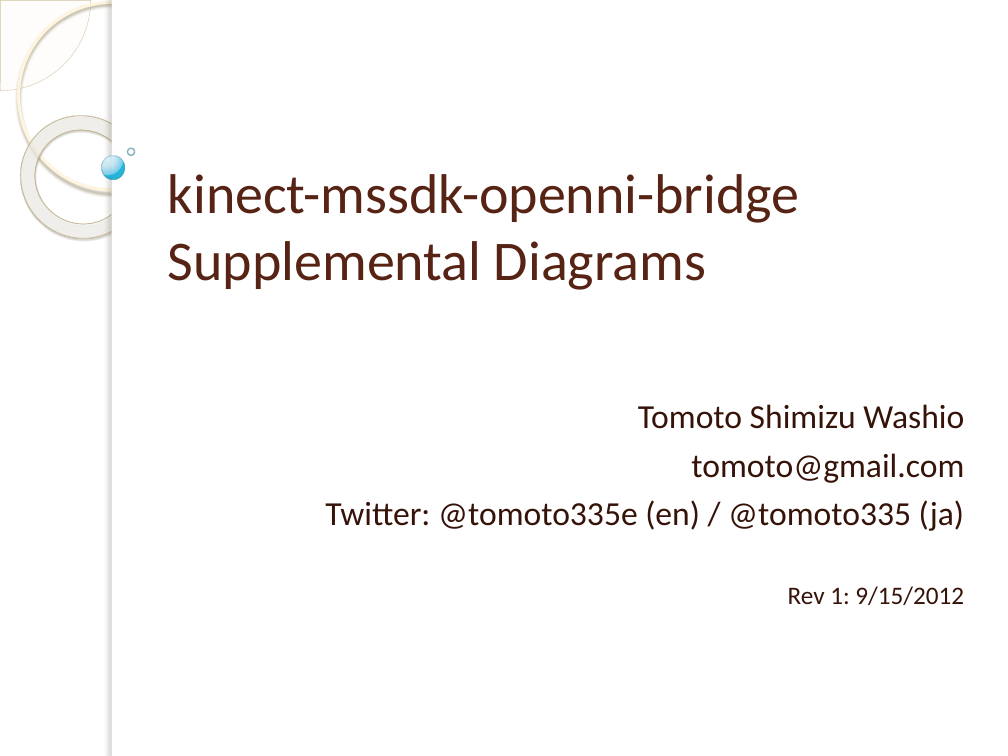
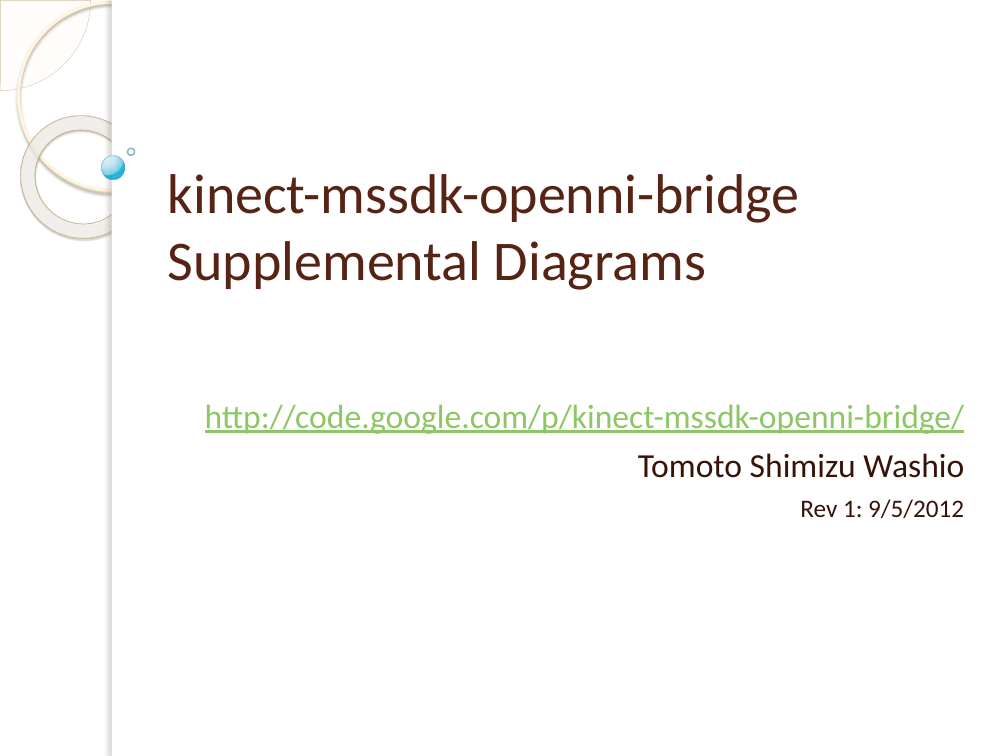
Before and after one commit to mdkus/kinect-mssdk-openni-pcl-bridge, a slide deck: slide 1 of kinect-mssdk-openni-bridge.pptx. Drawn at 1008x756 pixels with LibreOffice and Linux fonts; fonts in the diff are those of the drawing; background and template pictures are left out. Boxes give left, top, right and bottom in pixels: in the first picture for what was removed or moved away, otherwise in the second. Text is boxed around its words. In the diff, an @@ line names an element or a change of style, - is before the commit and + after.

```diff
--- a/kinect-mssdk-openni-bridge.pptx
+++ b/kinect-mssdk-openni-bridge.pptx
@@ subtitle at <box>205,404,965,434</box>: paragraph added @@
+http://code.google.com/p/kinect-mssdk-openni-bridge/
@@ subtitle at <box>800,499,964,518</box>: text changed; size 24 to 18 pt @@
-tomoto@gmail.com
-Twitter: @tomoto335e (en) / @tomoto335 (ja)
-Rev 1: 9/15/2012
+Rev 1: 9/5/2012
```
Also in this commit, not shown: 6 other slides changed.
